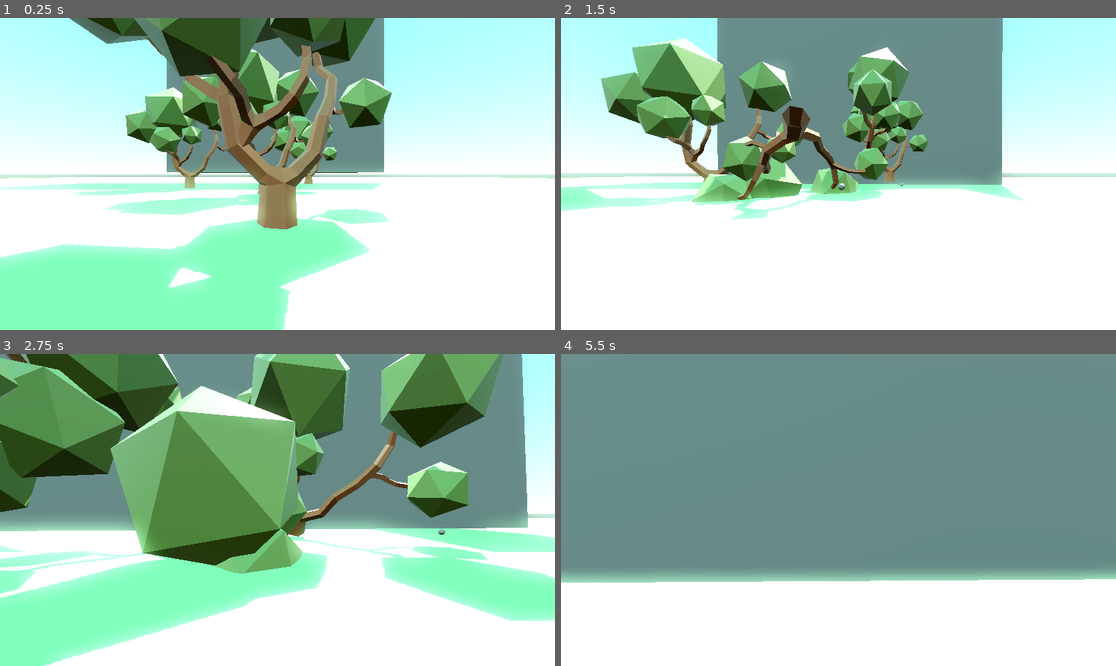
Above: before the commit, frames 1-4 (two rows, left to right).
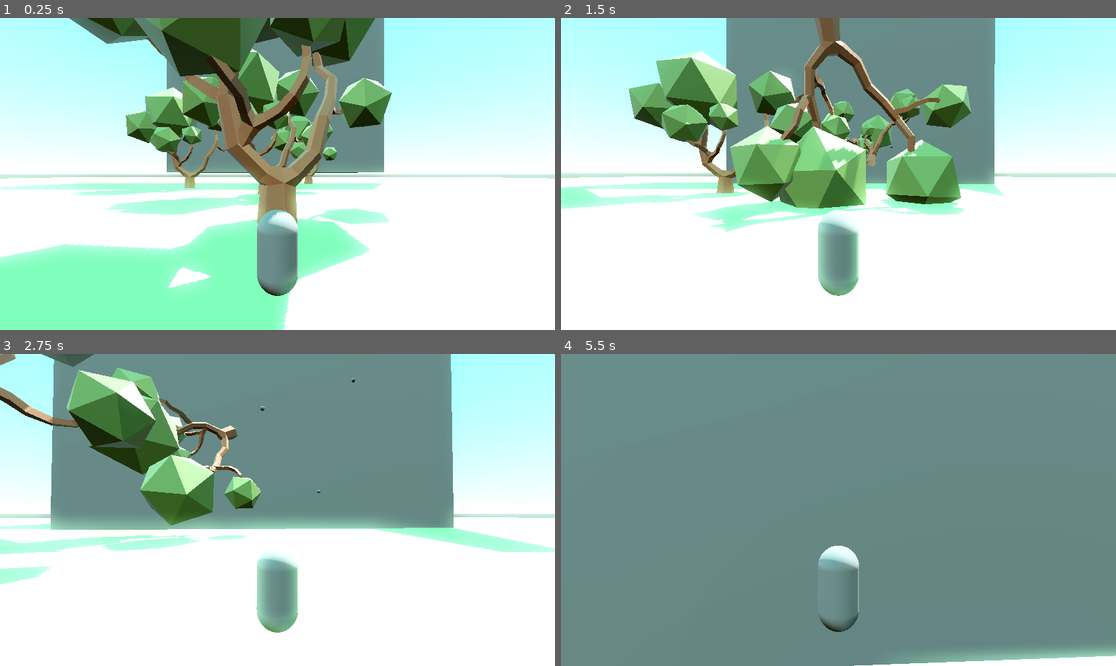
Above: after the commit, the same moments.

Repository: KrukDallan/Godot-test-game
Game: Godot game, scene res://node_3d.tscn
The game is run twice, just before and just after one commit, with the same random seed, the same clock (stepped at 60 frames per second) and the same inputs.
Inputs (mouse positions are in pixels of both pictures, inside the frame that each line leads up to):
- Up to frame 1 (0.25 s): no input
- Up to frame 2 (1.5 s): move the mouse to (866, 174) at 0.52 s; hold F 0.53-1.28 s; hold Up (ui_up) from 0.53 s (still down); move the mouse to (810, 174) at 1.27 s; tap F at 1.35 s
- Up to frame 3 (2.75 s): keep holding Up (ui_up); move the mouse to (288, 503) at 2.02 s; hold F from 2.03 s (still down)
- Up to frame 4 (5.5 s): keep holding Up (ui_up); move the mouse to (832, 516) at 2.77 s; release F at 2.78 s; tap F at 2.85, 4.35 s; move the mouse to (877, 513) at 3.52 s; hold F 3.53-4.28 s; move the mouse to (794, 506) at 4.27 s; move the mouse to (844, 510) at 5.02 s; hold F from 5.03 s (still down)

The runs differ from the first frame. In frame 1, 1.8% of the frame differs, in the area x 46-54%, y 61-90%; in frame 2, 26%; in frame 3, 63%, in the area x 0-100%, y 0-100%; in frame 4, 30%.

Commit message:
fixed shooting ballz
that's right

Diff:
--- a/character/character.gd
+++ b/character/character.gd
@@ -7,10 +7,13 @@
 var mouse_sensitivity := 0.001
 var twist_input := 0.0
 var pitch_input := 0.0
+var mouse_coord := Vector3(0,0,0)
 
 @onready var twist_pivot := $TwistPivot
 @onready var pitch_pivot := $TwistPivot/PitchPivot
+@onready var raycast := $TwistPivot/PitchPivot/RayCast3D
 
+# load ball
 var ball = preload("res://objects/ball.tscn")
 
 
@@ -46,9 +49,10 @@
 	pitch_pivot.rotate_x(pitch_input)
 	pitch_pivot.rotation.x = clamp($TwistPivot/PitchPivot.rotation.x, -0.5, 0.5)
 
-	$RayCast3D.rotate_y(twist_input)
-	$RayCast3D.rotate_z(-pitch_input)
+	#$RayCast3D.rotate_y(twist_input)
+	#$RayCast3D.rotate_z(-pitch_input)
 	#$RayCast3D.rotation.z = clamp($RayCast3D.rotation.z, -0.5, 0.5)
+	#$RayCast3D.look_at(mouse_coord)
 
 
 	#print($RayCast3D.rotation, twist_pivot.rotation)
@@ -64,8 +68,10 @@
 		if Input.get_mouse_mode() == Input.MOUSE_MODE_CAPTURED:
 			twist_input = -event.relative.x * mouse_sensitivity
 			pitch_input = - event.relative.y * mouse_sensitivity
+			mouse_coord = Vector3(0, event.relative.y,event.relative.x)
 	elif Input.is_key_pressed(KEY_F):
 		var instanced = ball.instantiate()
-		instanced.position = position - Vector3(0,0,5)
-		instanced.set_direction(twist_pivot.basis*Vector3(0,0,1))
+		instanced.position = raycast.global_position
+		instanced.transform.basis = raycast.global_transform.basis
+		#instanced.set_direction(twist_pivot.basis*Vector3(0,0,1))
 		get_tree().get_root().add_child(instanced)
--- a/character/character.tscn
+++ b/character/character.tscn
@@ -17,7 +17,6 @@
 script = ExtResource("1_fls2m")
 
 [node name="MeshInstance3D" type="MeshInstance3D" parent="."]
-visible = false
 mesh = SubResource("CapsuleMesh_8wmhf")
 skeleton = NodePath("")
 
@@ -34,5 +33,5 @@
 transform = Transform3D(1, -2.88221e-16, 3.43488e-16, 3.43488e-16, 0.984808, -0.173648, -2.88221e-16, 0.173648, 0.984808, 2.08165e-12, 2.08165e-12, 5)
 current = true
 
-[node name="RayCast3D" type="RayCast3D" parent="."]
-transform = Transform3D(2.25947e-15, 4.37114e-08, 1, 1, -4.37114e-08, -3.48787e-16, 4.37114e-08, 1, -4.37114e-08, 2.08165e-12, 2.08165e-12, 2.08165e-12)
+[node name="RayCast3D" type="RayCast3D" parent="TwistPivot/PitchPivot"]
+transform = Transform3D(1, -3.48787e-16, 3.48787e-16, 3.48787e-16, 1, 2.71644e-08, -3.48787e-16, -5.25882e-08, 1, 2.08199e-12, -0.86706, -0.833339)
--- a/objects/ball.gd
+++ b/objects/ball.gd
@@ -2,14 +2,16 @@
 
 var direction = Vector3.ZERO
 
+const speed = 10.0
+
 # Called when the node enters the scene tree for the first time.
 func _ready():
-	apply_impulse(-direction*200, Vector3(0,1,0))
+	apply_impulse(transform.basis*Vector3(0,0,-speed)*20, Vector3(0,1,0))
 
 
 # Called every frame. 'delta' is the elapsed time since the previous frame.
 func _process(delta):
-	pass
+	pass#move_and_collide(transform.basis*Vector3(0,0,-speed)* delta)
 
 func set_direction(dir: Vector3) -> void:
 	direction = dir
